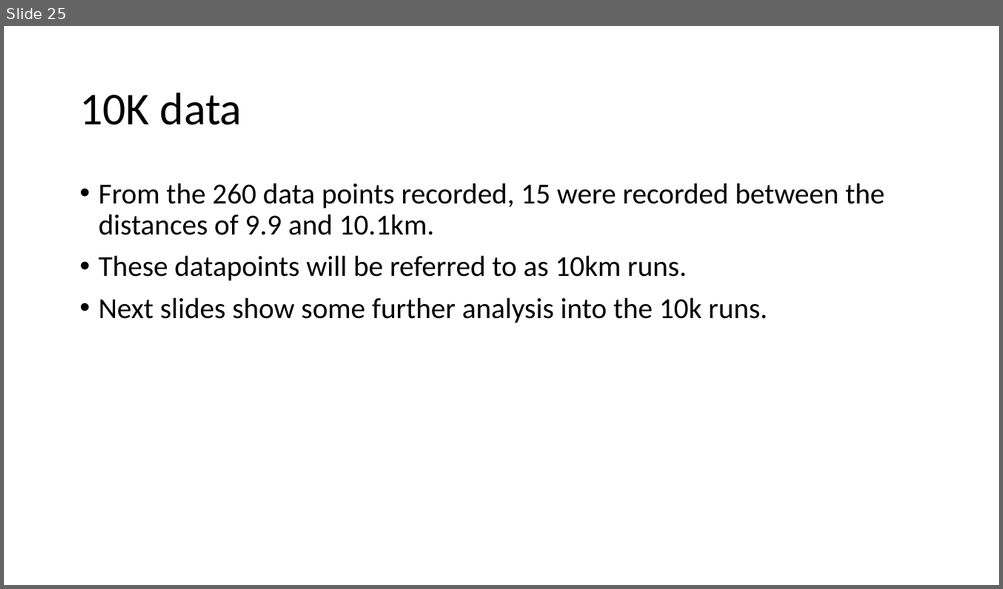
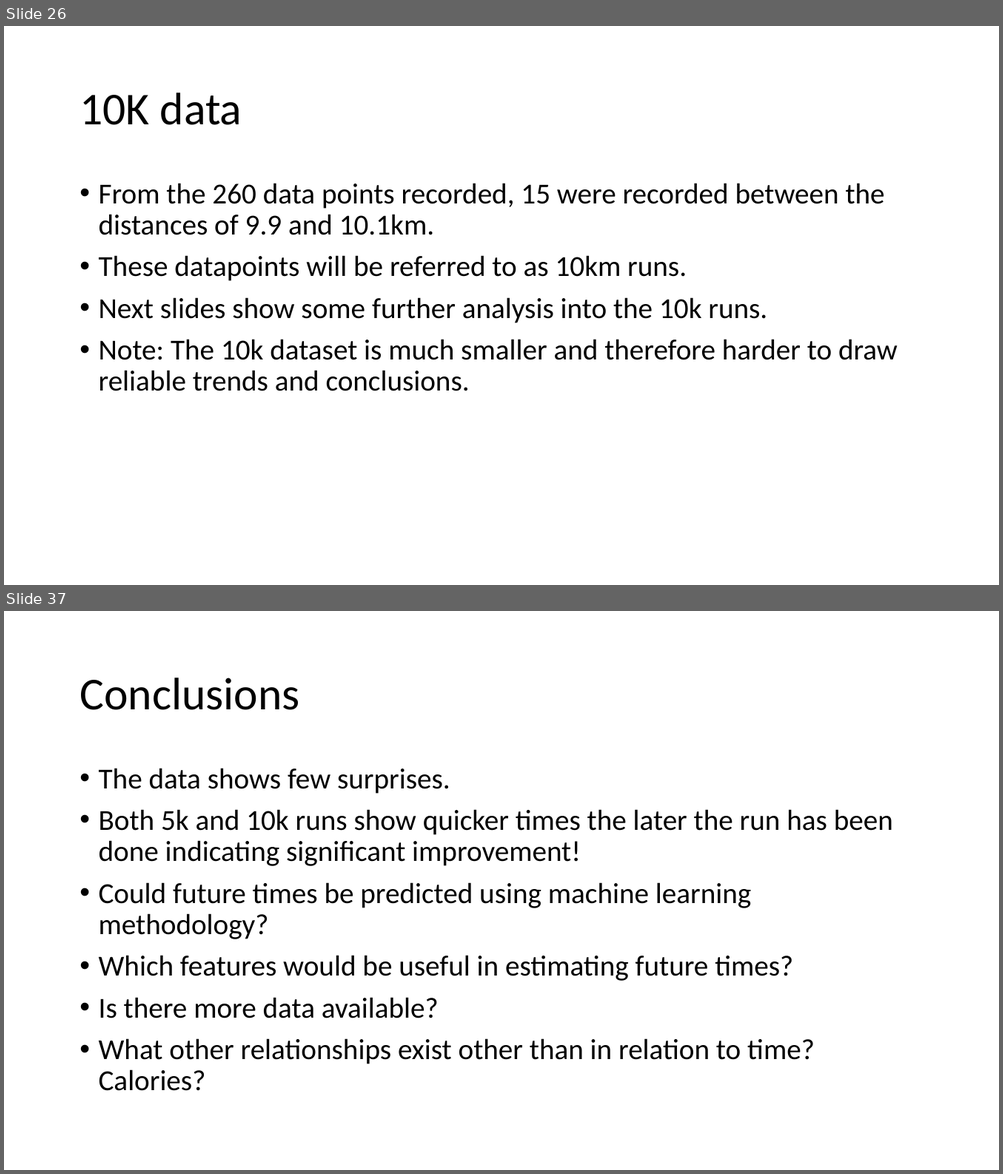
Before and after one commit to EdwinB12/Running, a slide deck: Data_Summary.pptx. Shown one above the other, each under a label of ours: slide 25 before the commit, slides 26 and 37 after it; the slides between them are not shown. The pictures are 1003x589 and 1003x1174 pixels, drawn with LibreOffice and Linux fonts; fonts in the diff are those of the drawing. Boxes give left, top, right and bottom in pixels: in the first picture for what was removed or moved away, otherwise in the second. Text is boxed around its words. In the diff, an @@ line names an element or a change of style, - is before the commit and + after.

Commit message:
Finish Data Summary Presentation - First Draft
Completed first draft of Data Summary Presentation

```diff
--- a/Data_Summary.pptx
+++ b/Data_Summary.pptx
@@ slide 37 added at (x1=4, y1=611, x2=999, y2=1170), background #FFFFFF @@
@@ title added at (x1=79, y1=678, x2=299, y2=710), 44 pt, text #000000 @@
+Conclusions
@@ text added at (x1=99, y1=768, x2=893, y2=1091), 28 pt, text #000000 @@
+• The data shows few surprises.
+• Both 5k and 10k runs show quicker times the later the run has been done indicating significant improvement!
+• Could future times be predicted using machine learning methodology?
+• Which features would be useful in estimating future times?
+• Is there more data available?
+• What other relationships exist other than in relation to time? Calories?
@@ what was slide 25 is now slide 26 @@
@@ slide 26 changed as well @@
@@ text at (x1=99, y1=339, x2=897, y2=392): paragraph added @@
+• Note: The 10k dataset is much smaller and therefore harder to draw reliable trends and conclusions.
```
Also in this commit, not shown: 5 other slides changed, 12 other slides added, 1 slide removed, 4 other files.
